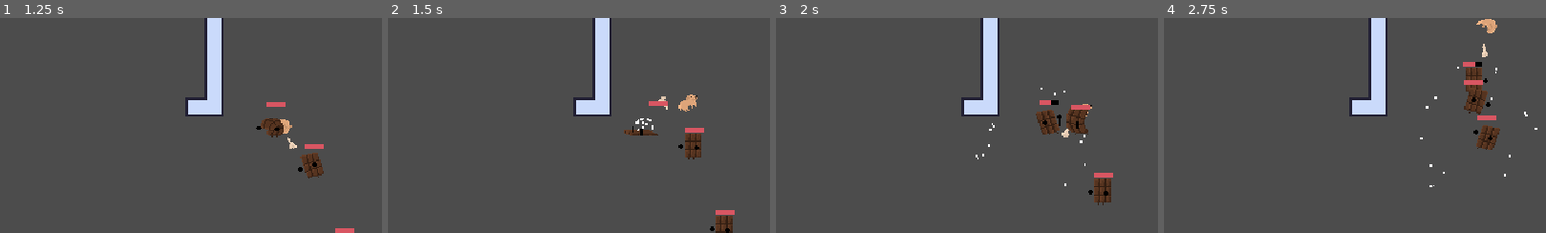
Above: before the commit, frames 1-4 (left to right).
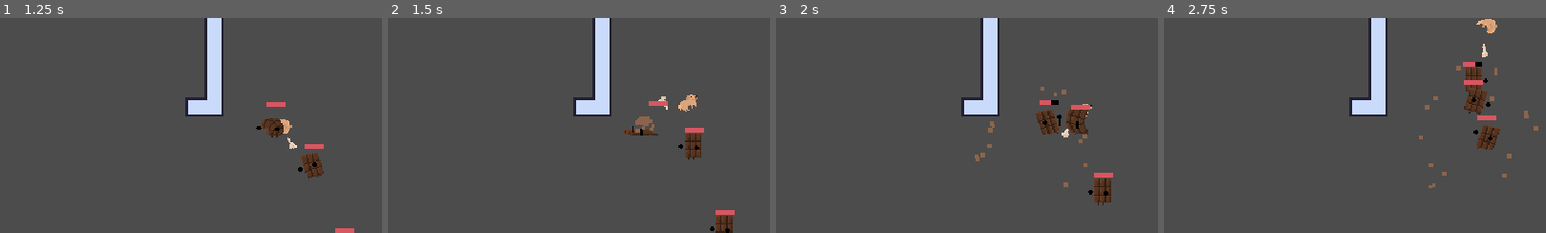
Above: after the commit, the same moments.

Repository: 3k2ng/dog-puff-pensive
Game: Godot game, scene res://scenes/demo_tung.tscn
The game is run twice, just before and just after one commit, with the same random seed, the same clock (stepped at 60 frames per second) and the same inputs. The project has no main scene, so this scene is started directly.
Inputs (mouse positions are % of the whole screen's width and height, from its top left):
- Up to frame 1 (1.25 s): move the mouse to (72, 45) at 0.52 s; hold D (move_right) from 0.53 s (still down); right-click (72, 45) at 0.6 s
- Up to frame 2 (1.5 s): move the mouse to (30, 55) at 1.27 s; release D (move_right) at 1.28 s; hold S (move_down) from 1.28 s (still down); click (30, 55) at 1.35 s
- Up to frame 3 (2 s): keep holding S (move_down)
- Up to frame 4 (2.75 s): move the mouse to (60, 28) at 2.02 s; release S (move_down) at 2.03 s; hold D (move_right) from 2.03 s (still down); right-click (60, 28) at 2.1 s
The pictures show only the part of the screen within x 23-73%, y 13-63%; the shares and areas given below are measured in that part.

Frame 1 is identical in both runs. In frame 2, 0.2% of the frame differs, in the area x 64-70%, y 45-54%; in frame 3, 0.3%; in frame 4, 0.3%, in the area x 66-98%, y 22-80%.

Commit message:
puff enemy

Diff:
--- /dev/null
+++ b/objects/enemies/puff.tscn
@@ -0,0 +1,456 @@
+[gd_scene load_steps=62 format=2]
+
+[ext_resource path="res://sprites/enemies/puff/puff launch.png" type="Texture" id=1]
+[ext_resource path="res://sprites/enemies/puff/puff notice.png" type="Texture" id=2]
+[ext_resource path="res://scripts/enemies/explode_enemy.gd" type="Script" id=3]
+[ext_resource path="res://sprites/enemies/puff/puff chase.png" type="Texture" id=4]
+[ext_resource path="res://sprites/enemies/puff/puff idle.png" type="Texture" id=5]
+[ext_resource path="res://sprites/test_sprites/redbox.tres" type="Texture" id=6]
+[ext_resource path="res://scripts/shaders/flash.gdshader" type="Shader" id=7]
+[ext_resource path="res://sprites/enemies/puff/puff explode.png" type="Texture" id=8]
+
+[sub_resource type="ShaderMaterial" id=33]
+resource_local_to_scene = true
+shader = ExtResource( 7 )
+shader_param/flash_color = Color( 1, 1, 1, 1 )
+shader_param/flash_modifier = 0.0
+
+[sub_resource type="AtlasTexture" id=12]
+atlas = ExtResource( 4 )
+region = Rect2( 0, 0, 28, 28 )
+
+[sub_resource type="AtlasTexture" id=13]
+atlas = ExtResource( 4 )
+region = Rect2( 28, 0, 28, 28 )
+
+[sub_resource type="AtlasTexture" id=14]
+atlas = ExtResource( 4 )
+region = Rect2( 0, 28, 28, 28 )
+
+[sub_resource type="AtlasTexture" id=15]
+atlas = ExtResource( 4 )
+region = Rect2( 28, 28, 28, 28 )
+
+[sub_resource type="AtlasTexture" id=16]
+atlas = ExtResource( 4 )
+region = Rect2( 0, 56, 28, 28 )
+
+[sub_resource type="AtlasTexture" id=1]
+atlas = ExtResource( 5 )
+region = Rect2( 0, 0, 28, 28 )
+
+[sub_resource type="AtlasTexture" id=2]
+atlas = ExtResource( 5 )
+region = Rect2( 28, 0, 28, 28 )
+
+[sub_resource type="AtlasTexture" id=3]
+atlas = ExtResource( 5 )
+region = Rect2( 56, 0, 28, 28 )
+
+[sub_resource type="AtlasTexture" id=4]
+atlas = ExtResource( 5 )
+region = Rect2( 0, 28, 28, 28 )
+
+[sub_resource type="AtlasTexture" id=5]
+atlas = ExtResource( 5 )
+region = Rect2( 28, 28, 28, 28 )
+
+[sub_resource type="AtlasTexture" id=6]
+atlas = ExtResource( 5 )
+region = Rect2( 56, 28, 28, 28 )
+
+[sub_resource type="AtlasTexture" id=7]
+atlas = ExtResource( 5 )
+region = Rect2( 0, 56, 28, 28 )
+
+[sub_resource type="AtlasTexture" id=8]
+atlas = ExtResource( 5 )
+region = Rect2( 28, 56, 28, 28 )
+
+[sub_resource type="AtlasTexture" id=9]
+atlas = ExtResource( 5 )
+region = Rect2( 56, 56, 28, 28 )
+
+[sub_resource type="AtlasTexture" id=10]
+atlas = ExtResource( 5 )
+region = Rect2( 0, 84, 28, 28 )
+
+[sub_resource type="AtlasTexture" id=26]
+atlas = ExtResource( 8 )
+region = Rect2( 0, 0, 48, 48 )
+
+[sub_resource type="AtlasTexture" id=27]
+atlas = ExtResource( 8 )
+region = Rect2( 48, 0, 48, 48 )
+
+[sub_resource type="AtlasTexture" id=28]
+atlas = ExtResource( 8 )
+region = Rect2( 0, 48, 48, 48 )
+
+[sub_resource type="AtlasTexture" id=29]
+atlas = ExtResource( 8 )
+region = Rect2( 48, 48, 48, 48 )
+
+[sub_resource type="AtlasTexture" id=30]
+atlas = ExtResource( 8 )
+region = Rect2( 0, 96, 48, 48 )
+
+[sub_resource type="AtlasTexture" id=25]
+atlas = ExtResource( 1 )
+region = Rect2( 0, 0, 28, 28 )
+
+[sub_resource type="AtlasTexture" id=23]
+atlas = ExtResource( 1 )
+region = Rect2( 0, 28, 28, 28 )
+
+[sub_resource type="AtlasTexture" id=17]
+atlas = ExtResource( 2 )
+region = Rect2( 0, 0, 28, 28 )
+
+[sub_resource type="AtlasTexture" id=18]
+atlas = ExtResource( 2 )
+region = Rect2( 28, 0, 28, 28 )
+
+[sub_resource type="AtlasTexture" id=19]
+atlas = ExtResource( 2 )
+region = Rect2( 0, 28, 28, 28 )
+
+[sub_resource type="AtlasTexture" id=20]
+atlas = ExtResource( 2 )
+region = Rect2( 28, 28, 28, 28 )
+
+[sub_resource type="AtlasTexture" id=21]
+atlas = ExtResource( 2 )
+region = Rect2( 0, 56, 28, 28 )
+
+[sub_resource type="SpriteFrames" id=11]
+animations = [ {
+"frames": [ SubResource( 12 ), SubResource( 13 ), SubResource( 14 ), SubResource( 15 ), SubResource( 16 ) ],
+"loop": true,
+"name": "chase",
+"speed": 12.0
+}, {
+"frames": [ SubResource( 1 ), SubResource( 2 ), SubResource( 3 ), SubResource( 4 ), SubResource( 5 ), SubResource( 6 ), SubResource( 7 ), SubResource( 8 ), SubResource( 9 ), SubResource( 10 ) ],
+"loop": true,
+"name": "default",
+"speed": 12.0
+}, {
+"frames": [ SubResource( 26 ), SubResource( 27 ), SubResource( 28 ), SubResource( 29 ), SubResource( 30 ) ],
+"loop": true,
+"name": "explode",
+"speed": 12.0
+}, {
+"frames": [ SubResource( 25 ) ],
+"loop": true,
+"name": "hurt",
+"speed": 5.0
+}, {
+"frames": [ SubResource( 23 ) ],
+"loop": true,
+"name": "launch",
+"speed": 5.0
+}, {
+"frames": [ SubResource( 17 ), SubResource( 18 ), SubResource( 19 ), SubResource( 20 ), SubResource( 21 ) ],
+"loop": true,
+"name": "notice",
+"speed": 12.0
+} ]
+
+[sub_resource type="CircleShape2D" id=24]
+radius = 4.0
+
+[sub_resource type="Animation" id=37]
+resource_name = "chase"
+length = 0.1
+tracks/0/type = "method"
+tracks/0/path = NodePath("AnimatedSprite")
+tracks/0/interp = 1
+tracks/0/loop_wrap = true
+tracks/0/imported = false
+tracks/0/enabled = true
+tracks/0/keys = {
+"times": PoolRealArray( 0 ),
+"transitions": PoolRealArray( 1 ),
+"values": [ {
+"args": [ "chase", false ],
+"method": "play"
+} ]
+}
+
+[sub_resource type="Animation" id=39]
+resource_name = "explode"
+tracks/0/type = "value"
+tracks/0/path = NodePath("AnimatedSprite:animation")
+tracks/0/interp = 1
+tracks/0/loop_wrap = true
+tracks/0/imported = false
+tracks/0/enabled = true
+tracks/0/keys = {
+"times": PoolRealArray( 0 ),
+"transitions": PoolRealArray( 1 ),
+"update": 1,
+"values": [ "explode" ]
+}
+tracks/1/type = "value"
+tracks/1/path = NodePath("AnimatedSprite:frame")
+tracks/1/interp = 1
+tracks/1/loop_wrap = true
+tracks/1/imported = false
+tracks/1/enabled = true
+tracks/1/keys = {
+"times": PoolRealArray( 0, 0.8 ),
+"transitions": PoolRealArray( 1, 1 ),
+"update": 0,
+"values": [ 0, 4 ]
+}
+tracks/2/type = "method"
+tracks/2/path = NodePath(".")
+tracks/2/interp = 1
+tracks/2/loop_wrap = true
+tracks/2/imported = false
+tracks/2/enabled = true
+tracks/2/keys = {
+"times": PoolRealArray( 0.8 ),
+"transitions": PoolRealArray( 1 ),
+"values": [ {
+"args": [  ],
+"method": "splash"
+} ]
+}
+
+[sub_resource type="Animation" id=38]
+resource_name = "hurt"
+length = 0.2
+tracks/0/type = "value"
+tracks/0/path = NodePath("AnimatedSprite:animation")
+tracks/0/interp = 1
+tracks/0/loop_wrap = true
+tracks/0/imported = false
+tracks/0/enabled = true
+tracks/0/keys = {
+"times": PoolRealArray( 0 ),
+"transitions": PoolRealArray( 1 ),
+"update": 1,
+"values": [ "hurt" ]
+}
+tracks/1/type = "value"
+tracks/1/path = NodePath("AnimatedSprite:frame")
+tracks/1/interp = 1
+tracks/1/loop_wrap = true
+tracks/1/imported = false
+tracks/1/enabled = true
+tracks/1/keys = {
+"times": PoolRealArray( 0 ),
+"transitions": PoolRealArray( 1 ),
+"update": 1,
+"values": [ 0 ]
+}
+
+[sub_resource type="Animation" id=34]
+resource_name = "idle"
+length = 0.1
+tracks/0/type = "method"
+tracks/0/path = NodePath("AnimatedSprite")
+tracks/0/interp = 1
+tracks/0/loop_wrap = true
+tracks/0/imported = false
+tracks/0/enabled = true
+tracks/0/keys = {
+"times": PoolRealArray( 0 ),
+"transitions": PoolRealArray( 1 ),
+"values": [ {
+"args": [ "default", false ],
+"method": "play"
+} ]
+}
+
+[sub_resource type="Animation" id=40]
+resource_name = "launch"
+length = 0.2
+tracks/0/type = "value"
+tracks/0/path = NodePath("AnimatedSprite:animation")
+tracks/0/interp = 1
+tracks/0/loop_wrap = true
+tracks/0/imported = false
+tracks/0/enabled = true
+tracks/0/keys = {
+"times": PoolRealArray( 0 ),
+"transitions": PoolRealArray( 1 ),
+"update": 1,
+"values": [ "launch" ]
+}
+tracks/1/type = "value"
+tracks/1/path = NodePath("AnimatedSprite:frame")
+tracks/1/interp = 1
+tracks/1/loop_wrap = true
+tracks/1/imported = false
+tracks/1/enabled = true
+tracks/1/keys = {
+"times": PoolRealArray( 0 ),
+"transitions": PoolRealArray( 1 ),
+"update": 1,
+"values": [ 0 ]
+}
+
+[sub_resource type="Animation" id=41]
+resource_name = "notice"
+length = 0.5
+tracks/0/type = "value"
+tracks/0/path = NodePath("AnimatedSprite:animation")
+tracks/0/interp = 1
+tracks/0/loop_wrap = true
+tracks/0/imported = false
+tracks/0/enabled = true
+tracks/0/keys = {
+"times": PoolRealArray( 0 ),
+"transitions": PoolRealArray( 1 ),
+"update": 1,
+"values": [ "notice" ]
+}
+tracks/1/type = "value"
+tracks/1/path = NodePath("AnimatedSprite:frame")
+tracks/1/interp = 1
+tracks/1/loop_wrap = true
+tracks/1/imported = false
+tracks/1/enabled = true
+tracks/1/keys = {
+"times": PoolRealArray( 0, 0.4 ),
+"transitions": PoolRealArray( 1, 1 ),
+"update": 0,
+"values": [ 0, 4 ]
+}
+
+[sub_resource type="Animation" id=31]
+length = 0.001
+tracks/0/type = "value"
+tracks/0/path = NodePath(".:material:shader_param/flash_modifier")
+tracks/0/interp = 1
+tracks/0/loop_wrap = true
+tracks/0/imported = false
+tracks/0/enabled = true
+tracks/0/keys = {
+"times": PoolRealArray( 0 ),
+"transitions": PoolRealArray( 1 ),
+"update": 0,
+"values": [ 0.0 ]
+}
+
+[sub_resource type="Animation" id=32]
+resource_name = "flash"
+length = 0.2
+tracks/0/type = "value"
+tracks/0/path = NodePath(".:material:shader_param/flash_modifier")
+tracks/0/interp = 1
+tracks/0/loop_wrap = true
+tracks/0/imported = false
+tracks/0/enabled = true
+tracks/0/keys = {
+"times": PoolRealArray( 0, 0.2 ),
+"transitions": PoolRealArray( 1, 1 ),
+"update": 0,
+"values": [ 1.0, 0.0 ]
+}
+
+[sub_resource type="AnimationNodeAnimation" id=42]
+animation = "chase"
+
+[sub_resource type="AnimationNodeAnimation" id=43]
+animation = "explode"
+
+[sub_resource type="AnimationNodeAnimation" id=50]
+animation = "hurt"
+
+[sub_resource type="AnimationNodeAnimation" id=44]
+animation = "idle"
+
+[sub_resource type="AnimationNodeAnimation" id=51]
+animation = "launch"
+
+[sub_resource type="AnimationNodeAnimation" id=45]
+animation = "notice"
+
+[sub_resource type="AnimationNodeStateMachineTransition" id=46]
+
+[sub_resource type="AnimationNodeStateMachineTransition" id=47]
+
+[sub_resource type="AnimationNodeStateMachineTransition" id=48]
+
+[sub_resource type="AnimationNodeStateMachineTransition" id=49]
+
+[sub_resource type="AnimationNodeStateMachineTransition" id=52]
+
+[sub_resource type="AnimationNodeStateMachineTransition" id=53]
+
+[sub_resource type="AnimationNodeStateMachineTransition" id=54]
+
+[sub_resource type="AnimationNodeStateMachine" id=35]
+states/chase/node = SubResource( 42 )
+states/chase/position = Vector2( 414, 35 )
+states/explode/node = SubResource( 43 )
+states/explode/position = Vector2( 414, 112 )
+states/hurt/node = SubResource( 50 )
+states/hurt/position = Vector2( 599, 35 )
+states/idle/node = SubResource( 44 )
+states/idle/position = Vector2( 236, 112 )
+states/launch/node = SubResource( 51 )
+states/launch/position = Vector2( 599, 112 )
+states/notice/node = SubResource( 45 )
+states/notice/position = Vector2( 236, 35 )
+transitions = [ "idle", "notice", SubResource( 46 ), "notice", "chase", SubResource( 47 ), "chase", "explode", SubResource( 48 ), "explode", "chase", SubResource( 49 ), "chase", "hurt", SubResource( 52 ), "hurt", "launch", SubResource( 53 ), "chase", "idle", SubResource( 54 ) ]
+start_node = "idle"
+graph_offset = Vector2( -24, -37 )
+
+[sub_resource type="AnimationNodeStateMachinePlayback" id=36]
+
+[node name="Puff" type="KinematicBody2D" groups=["enemy"]]
+material = SubResource( 33 )
+script = ExtResource( 3 )
+
+[node name="AnimatedSprite" type="AnimatedSprite" parent="."]
+use_parent_material = true
+frames = SubResource( 11 )
+animation = "explode"
+__meta__ = {
+"_edit_lock_": true
+}
+
+[node name="Shape" type="CollisionShape2D" parent="."]
+shape = SubResource( 24 )
+__meta__ = {
+"_edit_lock_": true
+}
+
+[node name="ToPlayer" type="RayCast2D" parent="."]
+__meta__ = {
+"_edit_lock_": true
+}
+
+[node name="HealthBar" type="TextureProgress" parent="."]
+visible = false
+margin_left = -8.0
+margin_top = -12.0
+margin_right = -4.0
+margin_bottom = -8.0
+rect_scale = Vector2( 4, 1 )
+value = 100.0
+texture_under = ExtResource( 6 )
+texture_progress = ExtResource( 6 )
+tint_under = Color( 0, 0, 0, 1 )
+
+[node name="AnimationPlayer" type="AnimationPlayer" parent="."]
+anims/chase = SubResource( 37 )
+anims/explode = SubResource( 39 )
+anims/hurt = SubResource( 38 )
+anims/idle = SubResource( 34 )
+anims/launch = SubResource( 40 )
+anims/notice = SubResource( 41 )
+
+[node name="FlashPlayer" type="AnimationPlayer" parent="."]
+anims/RESET = SubResource( 31 )
+anims/flash = SubResource( 32 )
+
+[node name="AnimationTree" type="AnimationTree" parent="."]
+tree_root = SubResource( 35 )
+anim_player = NodePath("../AnimationPlayer")
+active = true
+parameters/playback = SubResource( 36 )
--- /dev/null
+++ b/objects/explosion.gd
@@ -0,0 +1,14 @@
+extends Area2D
+
+func _ready() -> void:
+	self.connect("body_entered", self, "on_body_entered")
+
+func on_body_entered(body: Node) -> void:
+	if body.is_in_group("player"):
+		body.damage_taken((body.position - position).normalized(), 1)
+	elif body.is_in_group("enemy"):
+		body.hurt((body.position - position).normalized(), 1)
+
+func _process(delta: float) -> void:
+	if $Timer.is_stopped():
+		queue_free()
--- /dev/null
+++ b/objects/explosion.tscn
@@ -0,0 +1,17 @@
+[gd_scene load_steps=3 format=2]
+
+[ext_resource path="res://objects/explosion.gd" type="Script" id=1]
+
+[sub_resource type="CircleShape2D" id=1]
+radius = 16.0
+
+[node name="Explosion" type="Area2D"]
+script = ExtResource( 1 )
+
+[node name="Shape" type="CollisionShape2D" parent="."]
+shape = SubResource( 1 )
+
+[node name="Timer" type="Timer" parent="."]
+wait_time = 0.2
+one_shot = true
+autostart = true
--- a/objects/splash.tscn
+++ b/objects/splash.tscn
@@ -13,10 +13,11 @@
 initial_velocity_random = 0.4
 orbit_velocity = 0.0
 orbit_velocity_random = 0.0
-scale = 2.0
+scale = 4.0
 scale_random = 0.4
 
 [node name="Splash" type="Particles2D"]
+modulate = Color( 0.54902, 0.396078, 0.305882, 1 )
 emitting = false
 amount = 16
 lifetime = 0.8
--- /dev/null
+++ b/scripts/enemies/explode_enemy.gd
@@ -0,0 +1,119 @@
+extends "res://scripts/enemies/enemy.gd"
+
+const SPLASH: PackedScene = preload("res://objects/splash.tscn")
+const EXPLOSION: PackedScene = preload("res://objects/explosion.tscn")
+
+enum {
+	IDLE,
+	HIT,
+	LAUNCH,
+	CHASE,
+	ATTACK
+}
+
+const MOVEMENT_SPEED = 64
+const LAUNCH_SPEED = 128
+
+const DETECTION_RANGE = 160 # 10 blocks
+const ATTACK_RANGE = 20
+const CLOSEST_DIST = 16 # closest distance needed to consider arrived at last know player location
+
+const STUN_TIME = 0.2
+
+var direction: Vector2
+var last_known_location: Vector2 # location of player last time seen
+
+var target: KinematicBody2D
+var state: int
+var stun_timer: float
+
+onready var to_player: RayCast2D = $ToPlayer
+onready var health_bar: TextureProgress = $HealthBar
+onready var anim_sprite: AnimatedSprite = $AnimatedSprite
+onready var anim_playback = $AnimationTree.get("parameters/playback")
+
+func get_player_as_target() -> void:
+	var player_group: Array = get_tree().get_nodes_in_group("player")
+	if len(player_group) > 0:
+		target = get_tree().get_nodes_in_group("player")[0]
+		# activate raycast
+		to_player.add_exception(target)
+		to_player.enabled = true
+
+func _process(delta: float) -> void:
+	if state == HIT:
+		if stun_timer > 0:
+			stun_timer -= delta
+			anim_playback.travel("hurt")
+			return
+		else:
+			state = LAUNCH
+			anim_playback.travel("launch")
+
+	if state == LAUNCH:
+		return
+
+	if target:
+		for e in get_tree().get_nodes_in_group("enemy"):
+			to_player.add_exception(e)
+			pass
+		to_player.cast_to = target.position - position
+		if to_player.cast_to.length() < ATTACK_RANGE and not to_player.is_colliding():
+			state = ATTACK
+		elif to_player.cast_to.length() > DETECTION_RANGE or to_player.is_colliding():
+			if position.distance_to(last_known_location) < CLOSEST_DIST:
+				anim_playback.travel("confused")
+				state = IDLE
+		else:
+			# yes player detected
+			last_known_location = target.position
+			anim_playback.travel("notice")
+			state = CHASE
+	else:
+		get_player_as_target()
+
+	match state:
+		IDLE:
+			anim_playback.travel("idle")
+			direction = Vector2.ZERO
+		ATTACK:
+			anim_playback.travel("explode")
+			direction = Vector2.ZERO
+		CHASE:
+			anim_playback.travel("chase")
+			direction = position.direction_to(last_known_location).normalized()
+
+func _physics_process(delta: float) -> void:
+	if state == LAUNCH:
+		velocity = direction * LAUNCH_SPEED
+		rotation = Vector2.RIGHT.angle_to(direction)
+		var collision = move_and_collide(velocity * delta)
+		if collision:
+			splash()
+		return
+	if state != HIT:
+		._physics_process(delta)
+		velocity = direction * MOVEMENT_SPEED
+		if velocity.x < 0:
+			anim_sprite.flip_h = true
+		elif velocity.x > 0:
+			anim_sprite.flip_h = false
+
+func _ready() -> void:
+	get_player_as_target()
+
+func splash() -> void:
+	var new_splash = SPLASH.instance()
+	new_splash.position = global_position
+	SignalBus.emit_signal("spawn_object", new_splash)
+	var new_explosion = EXPLOSION.instance()
+	new_explosion.position = global_position
+	SignalBus.emit_signal("spawn_object", new_explosion)
+	queue_free()
+
+func hurt(dir: Vector2, damage: int) -> void:
+	$FlashPlayer.play("flash")
+	state = HIT
+	stun_timer = STUN_TIME
+	velocity = Vector2.ZERO
+	direction = dir.normalized()
